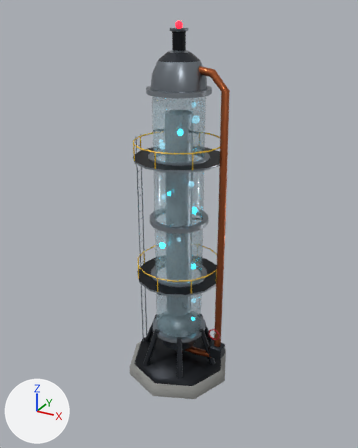
Before and after pictures for a commit that changed the glTF model public/models/props/lmf_jet_loop_reactor.glb.
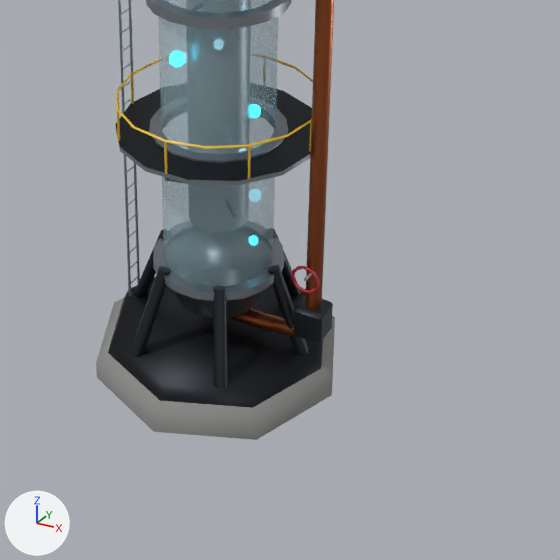
Old and new are each drawn whole from a camera (50 mm lens) standing at (15.8, -28.7, 27.0) and looking at (-0.2, 0.3, 12.5) and again close up on the part from 25% to 89% of the width and 49% to 100% of the height. Lighting does not change. The marker at lower left points along +X, +Y and +Z. The last two pictures show the newer version. Where no turn or scale is listed for an object, it has been applied to the vertices. Vertices at exactly the same position are counted once.
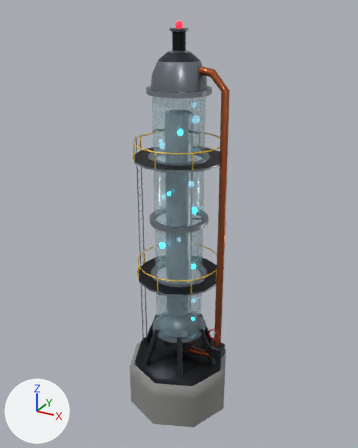
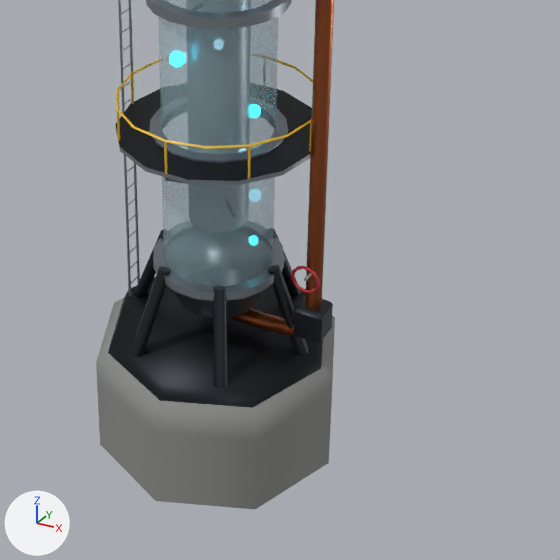
The change, as a list of edits to the scene's bpy script:
```text
Change me_mesh_0:
    used by ob_mesh_0; location = (-4.1, 4.1, -8.26)
    remove me_mesh_0.from_pydata(...)  # 1872 vertices, 3176 faces; spans x 0.0..8.2, y -8.2..0.0, z 8.3..34.4
    add me_mesh_0.from_pydata(...)  # 1880 vertices, 3192 faces; spans x 0.0..8.2, y -8.2..0.0, z 5.5..34.4
    me_mesh_0 part 1
    1 vertex is removed from x 4.1, y -4.1, z 8.3
    8 faces are deleted
    1 vertex is added at (4.1, -4.1, 5.5)
    8 new vertices lie (0.0, 0.0, -2.8) away from vertices in x 0.0..8.2, y -8.2..0.0, z 8.3
    24 new faces join them, mat_concrete
    other edits to the shape of me_mesh_0 do not show in these pictures
```

Pixel boxes [x1, y1, x2, y2] of what changed, in the close-ups (560 x 560 px):
'Mesh_0', reshaped: before [96, 0, 335, 440]; after [96, 0, 335, 509]
part 1 of me_mesh_0, built on: after [97, 378, 332, 509]
